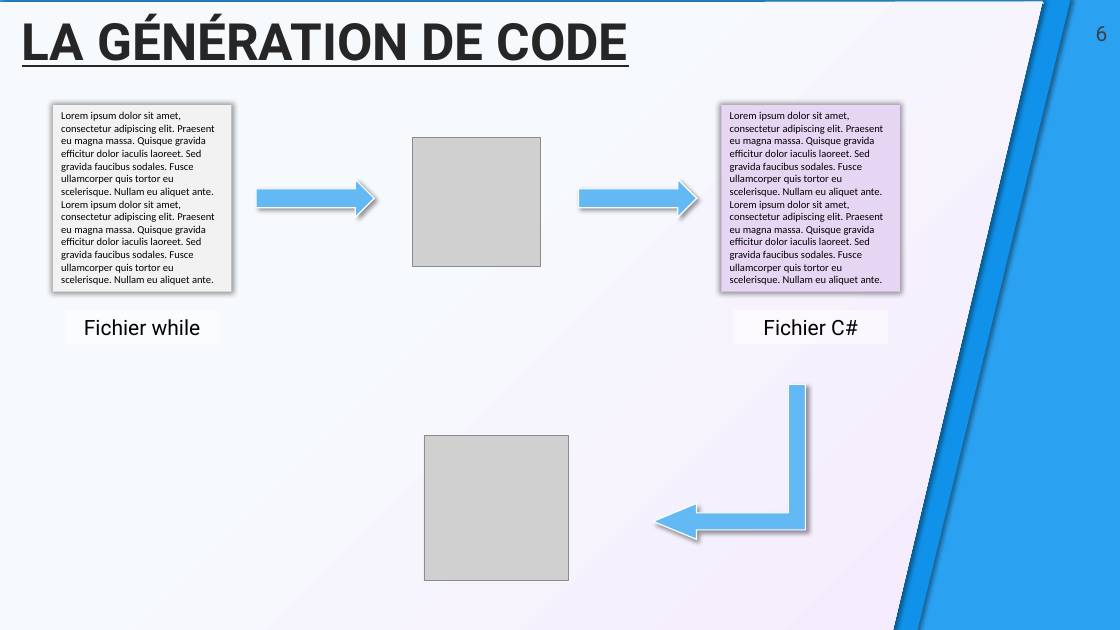
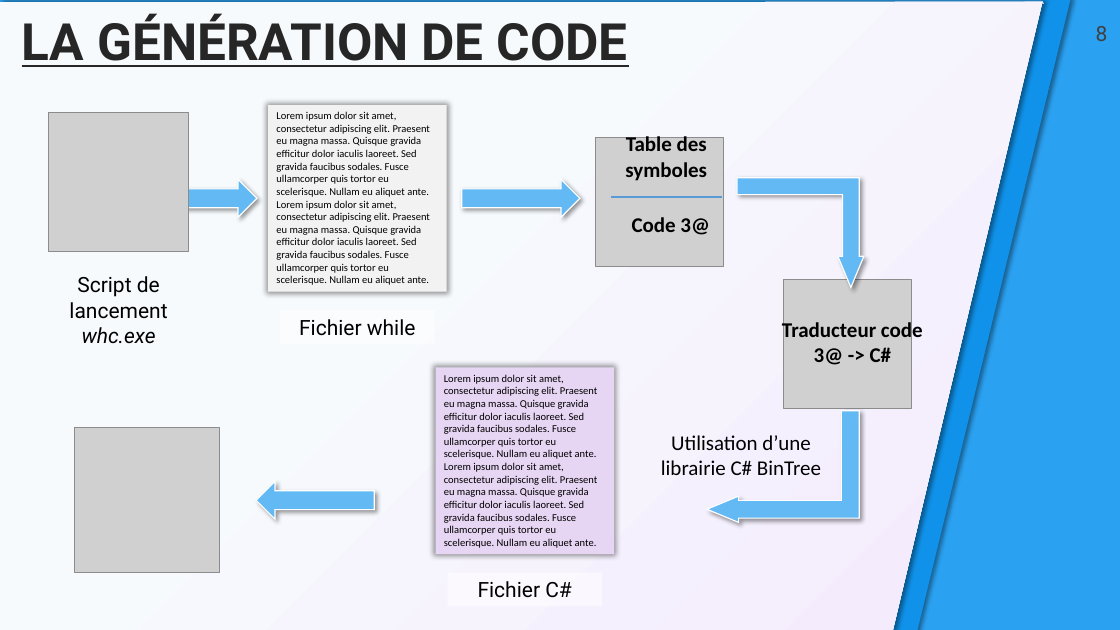
Before and after one commit to Kapcash/Compilation, a slide deck: slide 8 of Documents/Présentation/Demo_Finale.pptx (slide 6 before the commit). Drawn at 1120x630 pixels with LibreOffice and Linux fonts; fonts in the diff are those of the drawing; grey boxes stand for pictures; background and template pictures are left out. Boxes give left, top, right and bottom in pixels: in the first picture for what was removed or moved away, otherwise in the second. Text is boxed around its words. In the diff, an @@ line names an element or a change of style, - is before the commit and + after.

Commit message:
New demopp.wh + last version of powerpoint

```diff
--- a/Documents/Présentation/Demo_Finale.pptx
+++ b/Documents/Présentation/Demo_Finale.pptx
@@ page number at [1096, 26, 1108, 41]: text changed @@
-6
+8
@@ picture added at [49, 113, 188, 252] @@
@@ rectangle "Lorem ipsum dolor sit amet, ...": place and size @@
-rectangle "Lorem ipsum dolor sit amet, ..." at [53, 105, 231, 292]
+rectangle "Lorem ipsum dolor sit amet, ..." at [268, 105, 446, 292]
@@ picture: place and size @@
-picture at [413, 138, 541, 266]
+picture at [595, 138, 723, 266]
@@ text added at [625, 134, 707, 181], 18 pt, text #000000, bold @@
+Table des symboles
@@ bent up arrow added at [737, 178, 864, 288], fill #62B9F4, outline #FFFFFF 1 pt @@
@@ right arrow: place and size @@
-right arrow at [256, 180, 375, 218]
+right arrow at [182, 180, 257, 218]
@@ right arrow: place and size @@
-right arrow at [579, 180, 697, 218]
+right arrow at [462, 180, 581, 218]
@@ line added from (611, 197) to (722, 197), #5B9BD5 2.25 pt @@
@@ text added at [632, 217, 709, 235], 18 pt, text #000000, bold @@
+Code 3@
@@ text added at [69, 276, 167, 344], 18 pt, text #000000 @@
+Script de lancement whc.exe
@@ picture added at [783, 280, 912, 408] @@
@@ text "Fichier while": place and size @@
-text "Fichier while" at [84, 319, 201, 336]
+text "Fichier while" at [299, 319, 416, 336]
@@ text added at [782, 319, 923, 365], 18 pt, text #000000, bold @@
+Traducteur code 3@ -> C#
@@ rectangle "Lorem ipsum dolor sit amet, ...": place and size @@
-rectangle "Lorem ipsum dolor sit amet, ..." at [722, 105, 900, 292]
+rectangle "Lorem ipsum dolor sit amet, ..." at [436, 367, 614, 554]
@@ bent up arrow: place and size @@
-bent up arrow at [654, 384, 806, 539]
+bent up arrow at [707, 411, 860, 523]
@@ bent up arrow at [707, 411, 860, 523]: proportions changed @@
@@ picture: place and size @@
-picture at [424, 436, 569, 581]
+picture at [75, 428, 219, 572]
@@ text added at [661, 435, 821, 475], 18 pt, text #000000 @@
+Utilisation d’une librairie C# BinTree
@@ right arrow added at [256, 481, 375, 519], fill #62B9F4, outline #FFFFFF 1 pt @@
@@ text "Fichier C#" rewrapped from [734, 310, 888, 344] to [478, 581, 572, 598] @@
```
Also in this commit, not shown: 3 other slides changed, 4 slides added, 4 other files.
